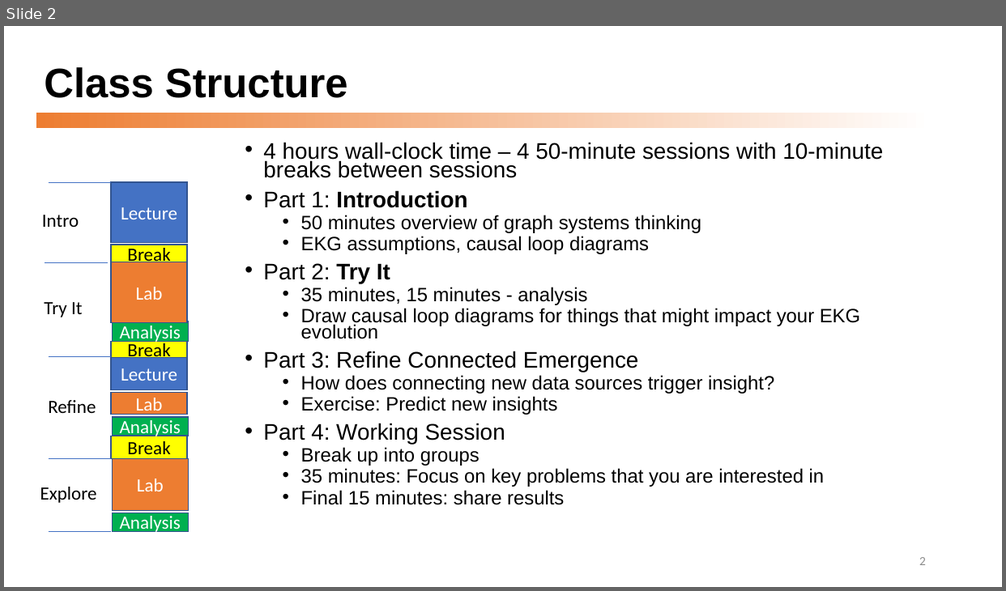
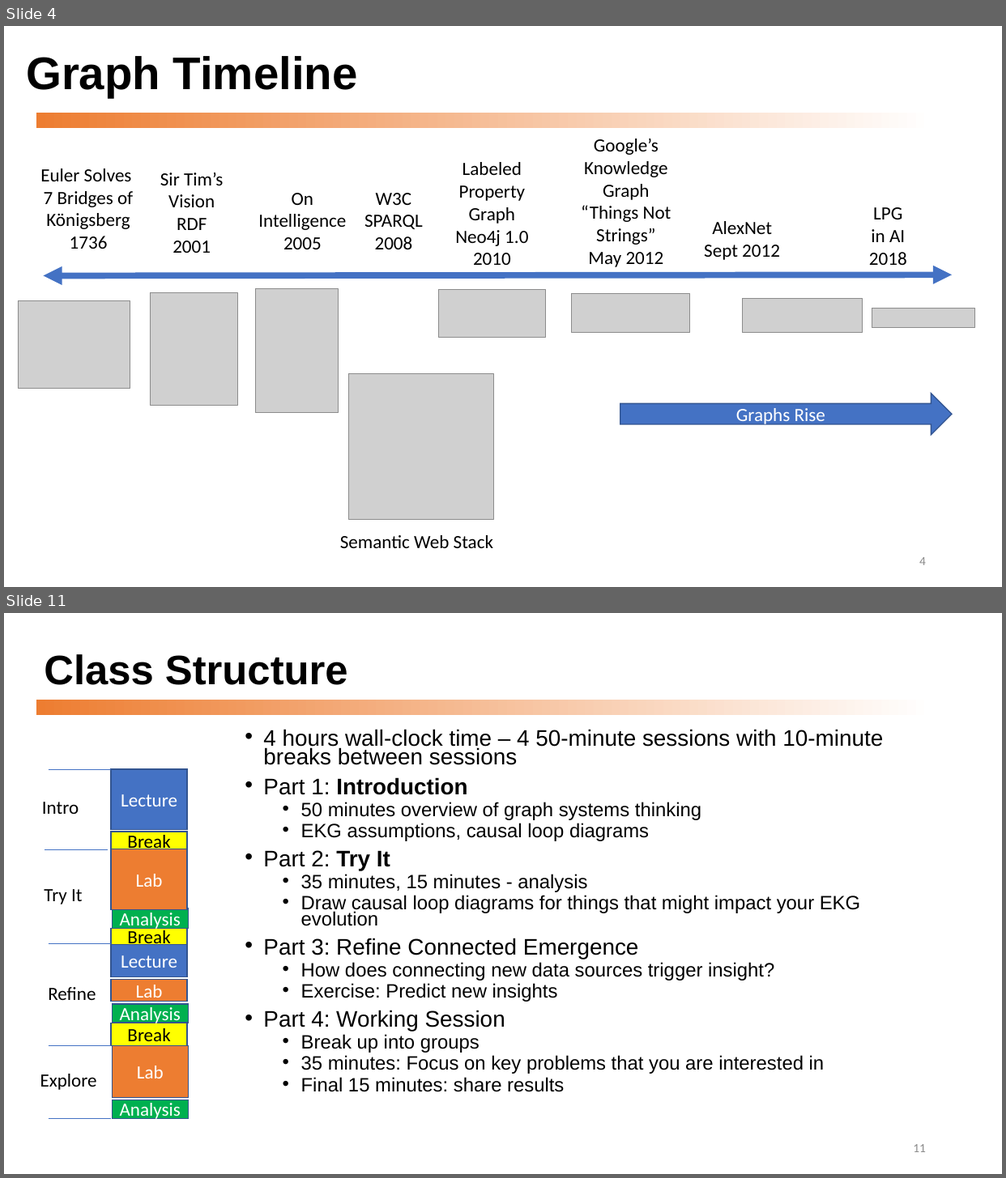
Before and after one commit to dmccreary/graph-systems-thinking, a slide deck: docs/presentations/Graph-Systems-Thinking-Half-Day-Workshop.pptx. Shown one above the other, each under a label of ours: slide 2 before the commit, slides 4 and 11 after it; the slides between them are not shown. The pictures are 1006x591 and 1006x1178 pixels, drawn with LibreOffice and Linux fonts; fonts in the diff are those of the drawing; grey boxes stand for pictures. Boxes give left, top, right and bottom in pixels: in the first picture for what was removed or moved away, otherwise in the second. Text is boxed around its words. In the diff, an @@ line names an element or a change of style, - is before the commit and + after.

```diff
--- a/docs/presentations/Graph-Systems-Thinking-Half-Day-Workshop.pptx
+++ b/docs/presentations/Graph-Systems-Thinking-Half-Day-Workshop.pptx
@@ slide 4 added at (x1=4, y1=26, x2=1002, y2=587), background #FFFFFF; not listed: 1 template element that a slide beside it also shows @@
@@ title added at (x1=26, y1=56, x2=358, y2=97), 44 pt, text #000000, bold @@
+Graph Timeline
@@ text added at (x1=581, y1=139, x2=671, y2=267), 18 pt, text #000000 @@
+Google’s
+Knowledge
+Graph
+“Things Not
+Strings”
+May 2012
@@ text added at (x1=40, y1=169, x2=133, y2=249), 18 pt, text #000000 @@
+Euler Solves
+7 Bridges of
+Königsberg
+1736
@@ text added at (x1=455, y1=162, x2=528, y2=265), 18 pt, text #000000 @@
+Labeled
+Property
+Graph
+Neo4j 1.0
+2010
@@ text added at (x1=160, y1=173, x2=223, y2=253), 18 pt, text #000000 @@
+Sir Tim’s
+Vision
+RDF
+2001
@@ text added at (x1=258, y1=193, x2=346, y2=250), 18 pt, text #000000 @@
+On
+Intelligence
+2005
@@ text added at (x1=364, y1=193, x2=423, y2=250), 18 pt, text #000000 @@
+W3C
+SPARQL
+2008
@@ text added at (x1=869, y1=207, x2=907, y2=265), 18 pt, text #000000 @@
+LPG
+in AI
+2018
@@ text added at (x1=704, y1=221, x2=780, y2=260), 18 pt, text #000000 @@
+AlexNet
+Sept 2012
@@ double arrow added from (44, 276) to (952, 275), #4472C4 6 pt @@
@@ picture added at (x1=256, y1=289, x2=338, y2=413) @@
@@ picture added at (x1=438, y1=289, x2=545, y2=337) @@
@@ picture added at (x1=19, y1=301, x2=130, y2=389) @@
@@ picture added at (x1=151, y1=293, x2=238, y2=406) @@
@@ picture added at (x1=572, y1=294, x2=690, y2=333) @@
@@ picture added at (x1=742, y1=298, x2=863, y2=333) @@
@@ picture added at (x1=872, y1=308, x2=975, y2=327) @@
@@ picture added at (x1=348, y1=374, x2=493, y2=519) @@
@@ right arrow added at (x1=620, y1=394, x2=952, y2=435), fill #4472C4, outline #325491 1 pt, 18 pt, text #FFFFFF @@
+Graphs Rise
@@ text added at (x1=340, y1=535, x2=493, y2=548), 18 pt, text #000000 @@
+Semantic Web Stack
@@ page number added at (x1=919, y1=557, x2=926, y2=565), 12 pt, text #8C8C8C @@
+4
@@ what was slide 2 is now slide 11 @@
@@ page number at (x1=913, y1=1144, x2=926, y2=1152): text changed @@
-2
+11
```
Also in this commit, not shown: 7 slides changed, 15 other slides added, 1 other file.
